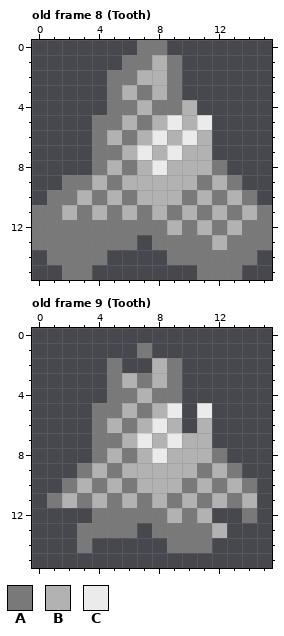
Pixel-art file: assets/environment.aseprite. Above is the file before it was changed.
16x16 pixels, 53 frames. Colours within 5 levels of each other are drawn and written as one. Shown: old frame 8 (Tooth), old frame 9 (Tooth). The commit also changed other frames, which this record leaves out.
Palette (. is transparent): A #797979  B #b2b2b2  C #ebebeb
Pixels before, old frame 8 (Tooth), first column x 0:
 0 .......AA.......
 1 ......AABA......
 2 .....AABBA......
 3 .....ABABA......
 4 .....AABAAB.....
 5 ....AABABCBC....
 6 ....ABABCBCB....
 7 ....AABCBCBB....
 8 ....ABABCBBBA...
 9 ..AABABBBBBABA..
10 .AABABABBBABABA.
11 AABABABABABABABA
12 AAAAAAAAABABABAA
13 AAAAAAA.AAAABAAA
14 .AAAA....AAAAAA.
15 ..AA.......AAA..
Pixels before, old frame 9 (Tooth), first column x 1:
 1 ......A.......
 2 ....A..BA.....
 3 ....ABABA.....
 4 ....AABAA.....
 5 ...AABABC.C...
 6 ...ABABCB.B...
 7 ...AABCBCBB...
 8 ...ABABCBBBA..
 9 ..ABABBBBBABA.
10 .ABABABBBABABA
11 ABABABABABABAB
12 ...AAAAABAB..A
13 ..AAAA.AAAAB..
14 ..A.....AAA...
The same view after the edit:
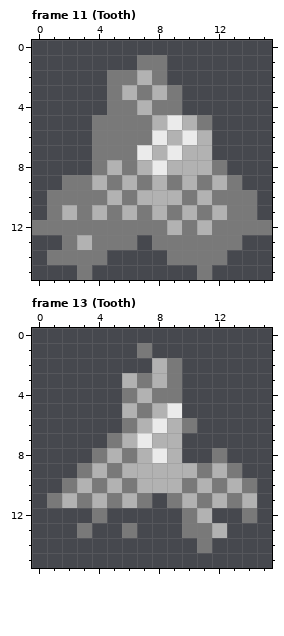
A new or re-ordered frame is compared with the old frame closest to it.
The edit:
frames 53 -> 57
Frame 11 (Tooth) is new; against old frame 8 (Tooth), layer "Tile":
y 0: x 7..8 AA -> ..
y 1: x 6 A -> .; x 8..9 BA -> A.
y 2: x 8..9 BA -> A.
y 4: x 10 B -> .
y 5: x 6 B -> A; x 11 C -> A
y 6: x 5 B -> A; x 7 B -> A
y 7: x 6 B -> A
y 9: x 7 B -> A; x 9 B -> A
y 10: x 3 B -> A; x 13 B -> A
y 11: x 0 A -> .; x 14..15 BA -> A.
y 12: x 13 B -> A
y 13: x 0..1 AA -> ..; x 3 A -> B; x 12 B -> A; x 14..15 AA -> ..
y 14: x 13..14 AA -> ..
y 15: x 2 A -> .; x 12..13 AA -> ..
Frame 13 (Tooth) is new; against old frame 9 (Tooth), layer "Tile":
y 2..4: x 5 A -> .
y 5: x 4..5 AA -> ..; x 11 C -> .
y 6: x 4..5 AB -> ..; x 10..11 .B -> A.
y 7: x 4 A -> .; x 9..11 CBB -> B..
y 8: x 10..11 BB -> ..
y 11: x 8 B -> .
y 12: x 5..9 AAAAB -> .....
y 13: x 4..5 AA -> ..; x 8..9 AA -> ..
y 14: x 3 A -> .; x 9..10 AA -> ..
Pixel boxes of the changes (left, top, right, bottom) in both pictures:
changed: (32, 40, 272, 280)
changed: (77, 358, 212, 553)
